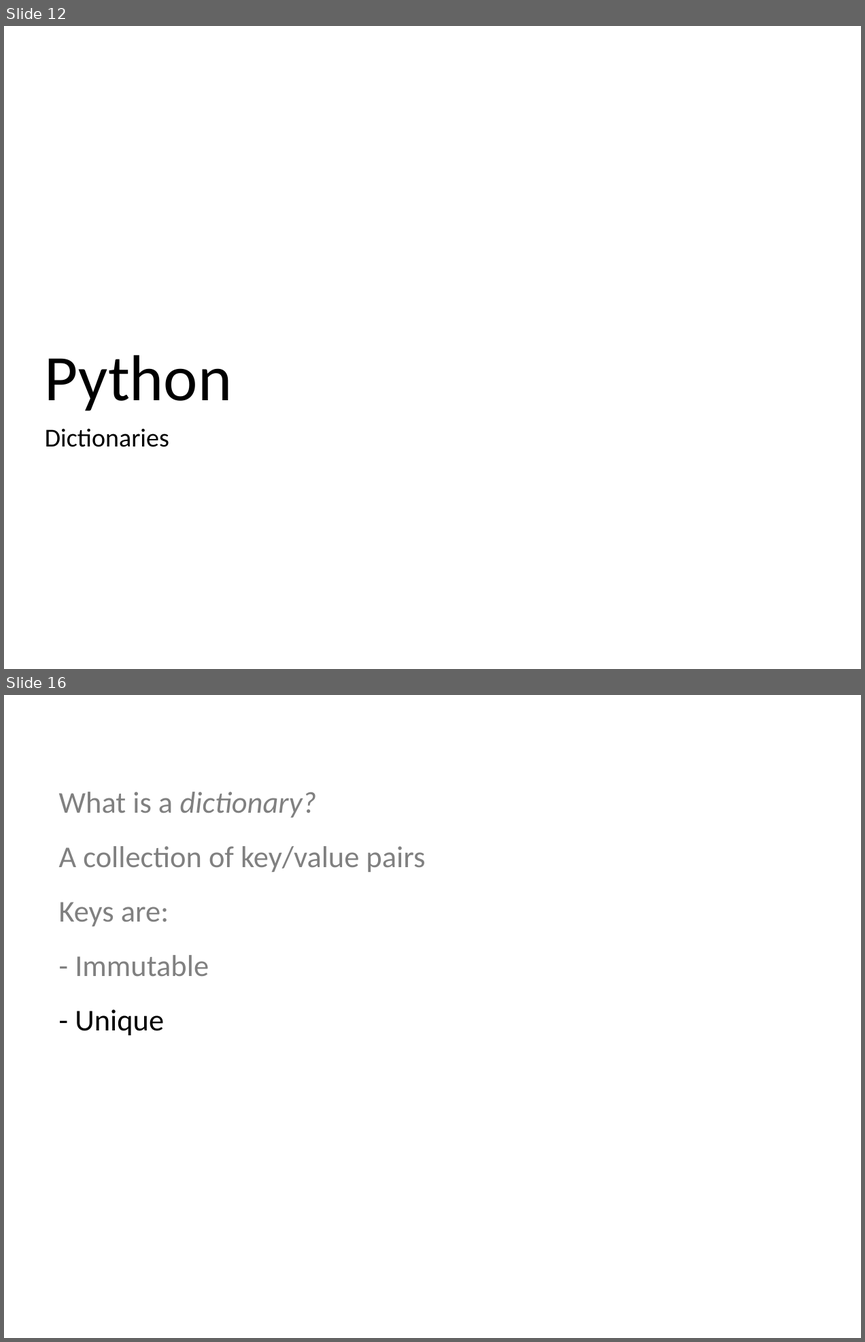
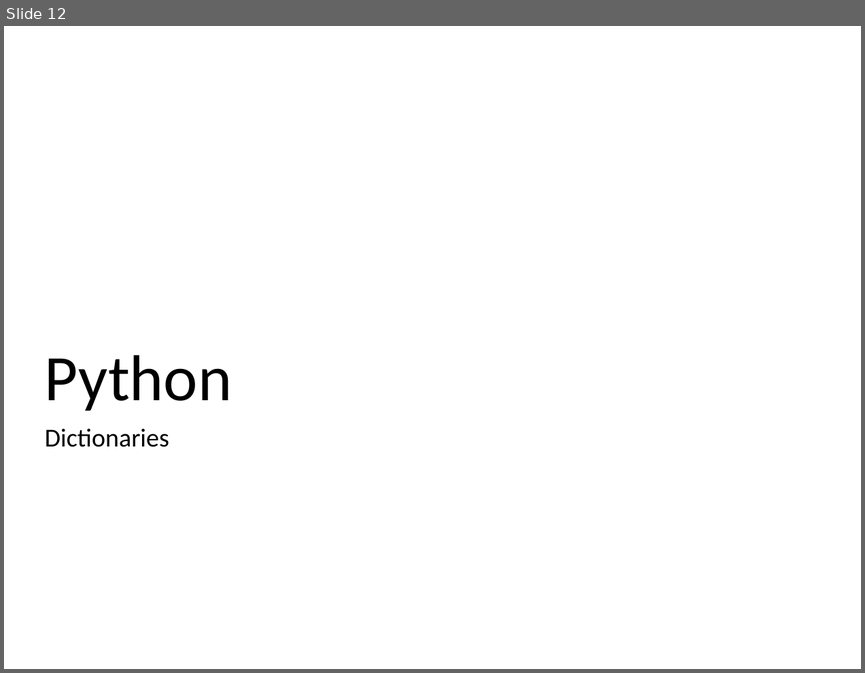
Before and after one commit to ncasuk/ncas-isc, a slide deck: python/presentations/learning_python/11_ceda-sets__dicts.pptx. Shown one above the other, each under a label of ours: slides 12 and 16 before the commit, slide 12 after it; the slides between them are not shown. The pictures are 865x1342 and 865x673 pixels, drawn with LibreOffice and Linux fonts; fonts in the diff are those of the drawing; background and template pictures are left out. Boxes give left, top, right and bottom in pixels: in the first picture for what was removed or moved away, otherwise in the second. Text is boxed around its words. In the diff, an @@ line names an element or a change of style, - is before the commit and + after.

```diff
--- a/python/presentations/learning_python/11_ceda-sets__dicts.pptx
+++ b/python/presentations/learning_python/11_ceda-sets__dicts.pptx
@@ slide 16 removed at (4, 695, 861, 1338), background picture (left out) @@
@@ text removed at (59, 792, 425, 1036) @@
-What is a dictionary?
-A collection of key/value pairs
-Keys are:
-- Immutable
-- Unique
```
Also in this commit, not shown: 7 slides changed, 20 other slides removed, 1 other file.
